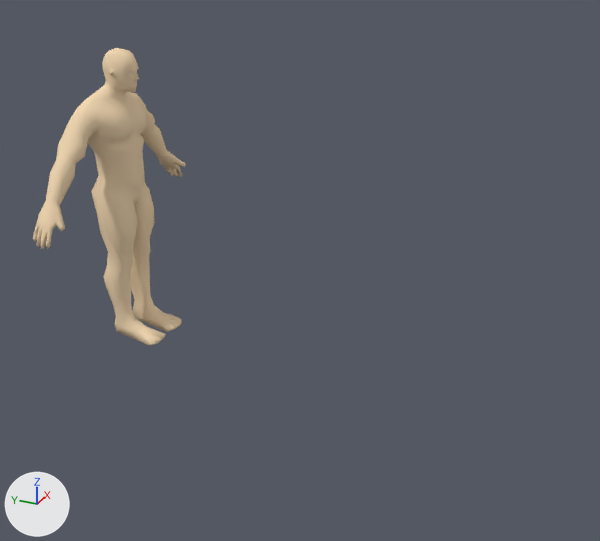
The Blender file Assets/Models/Characters/ALT_male_Sculpt_low_2.blend: old version first, new version second.
Before and after are seen from a camera (50 mm lens) standing at (-4.32, -3.2, 2.84) and looking at (-0.08, -1.3, 0.72). Arrows for +X, +Y and +Z are at lower left; the lights stay in place.

In view in the first picture: 'low_poly'.
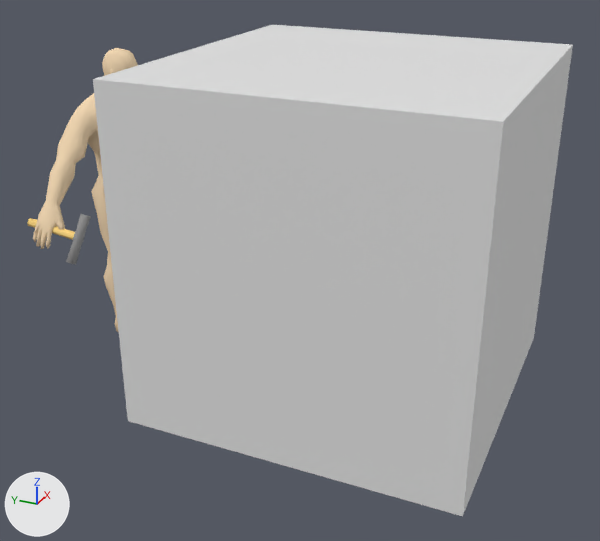
The change, as a list of edits to the scene's bpy script:
```text
Add mat_metal:
    mat_metal = diffuse_material('Metal')
    mat_metal.base_color = (0.296, 0.296, 0.296)  # grey #949494
Add mat_handle:
    mat_handle = diffuse_material('Handle')
    mat_handle.base_color = (1.0, 0.697, 0.231)  # beige #ffd984
Add me_cylinder:
    me_cylinder.from_pydata(...)  # 68 vertices, 57 faces; spans x -0.16..0.16, y -0.62..0.53, z -0.86..1.35
    me_cylinder.polygons.foreach_set('use_smooth', [True] * 57)
    # faces by material slot: [7, 50]
    me_cylinder.materials.append(mat_handle)  # its picture is missing
    me_cylinder.materials.append(mat_metal)  # its picture is missing
Add me_cube_001:
    me_cube_001.from_pydata(...)  # a box spanning x -1.0..1.0, y -1.0..1.0, z -1.0..1.0
Add ob_cylinder:
    ob_cylinder = bpy.data.objects.new('Cylinder', me_cylinder)
    ob_cylinder.location = (-0.685, 0.078, 0.994)
    ob_cylinder.rotation_euler = (1.654, 0.52, -0.0284)  # degrees (95, 30, -1.6)
    ob_cylinder.scale = (0.19, 0.258, 0.19)
Add ob_cube:
    ob_cube = bpy.data.objects.new('Cube', me_cube_001)
    ob_cube.location = (0.0, -1.6, 1.0)
```

What differs and where, as boxes [x1, y1, x2, y2] in the pictures (600 x 541 px):
'Cube', added: after [93, 25, 573, 516]
'Cylinder', added: after [27, 214, 91, 265]
    faces in mat_metal (its picture is missing): [66, 214, 91, 265]
    faces in mat_handle (its picture is missing): [27, 218, 75, 240]
'low_poly', unchanged, covered by the edit: before [33, 48, 186, 346]; after [33, 48, 138, 332]
